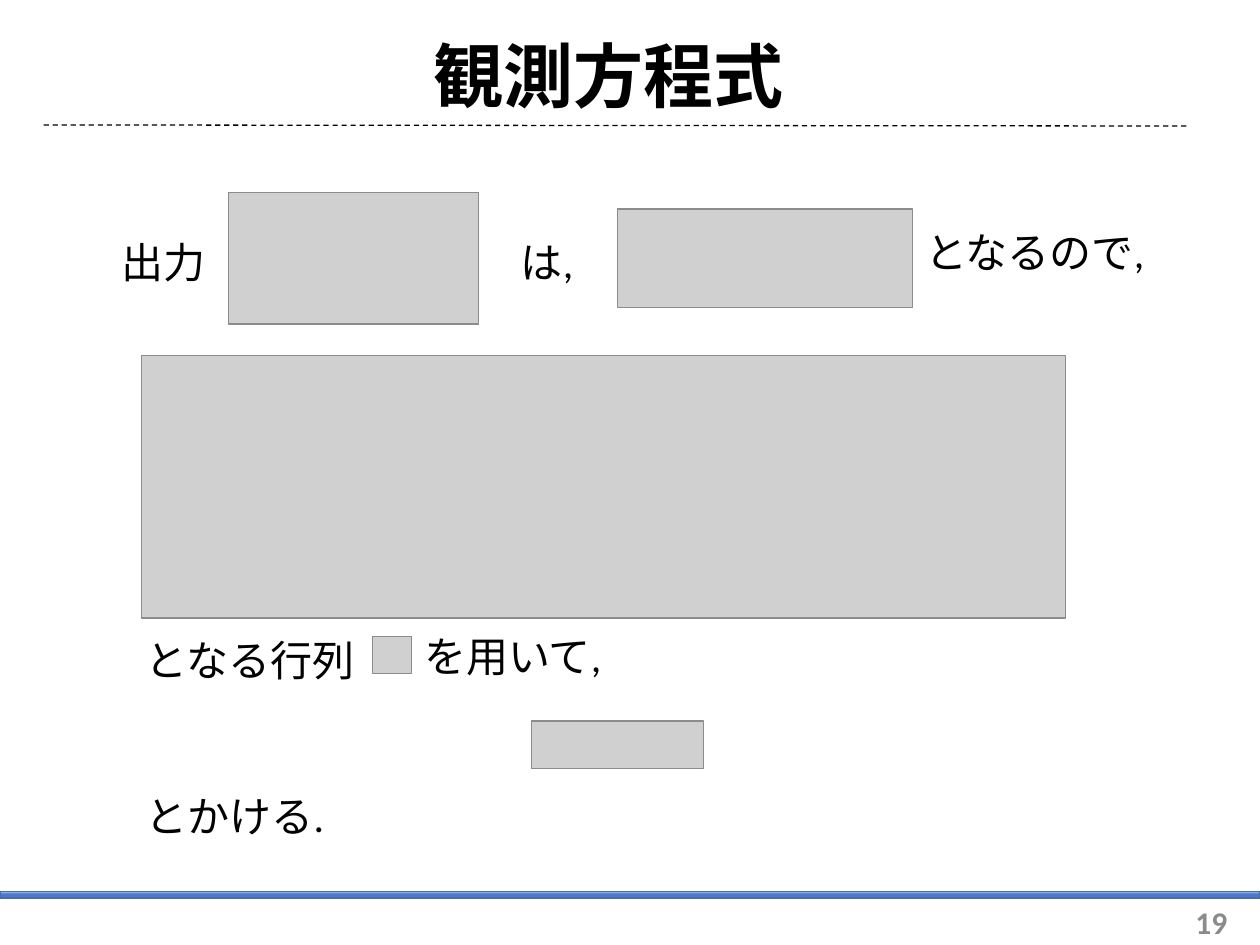
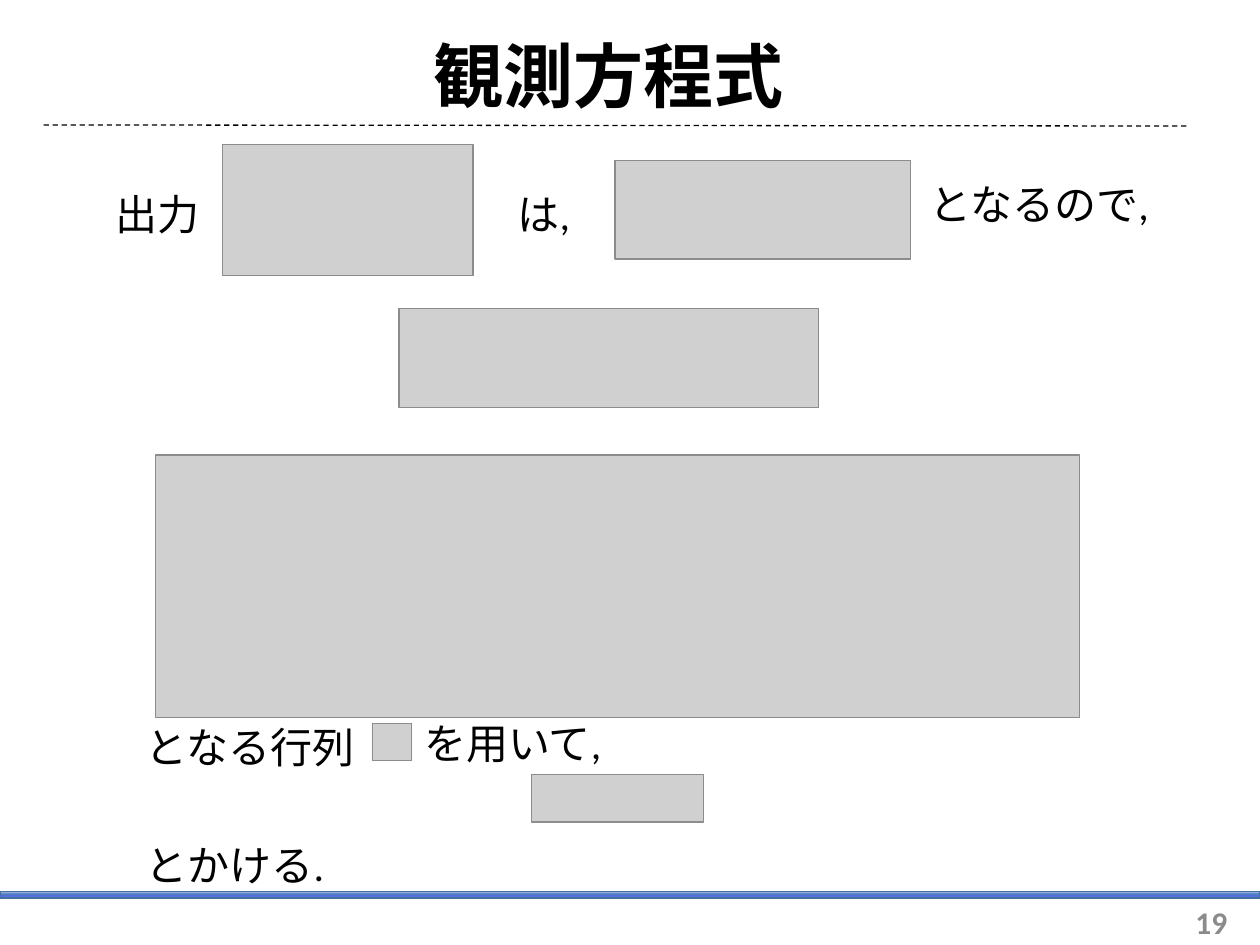
Before and after one commit to arabian9ts/Pendulum, a slide deck: slide 19 of presentation/pendulum_theory.pptx. Drawn at 1260x945 pixels with LibreOffice and Linux fonts; fonts in the diff are those of the drawing; grey boxes stand for pictures. Boxes give left, top, right and bottom in pixels: in the first picture for what was removed or moved away, otherwise in the second. Text is boxed around its words. In the diff, an @@ line names an element or a change of style, - is before the commit and + after.

Commit message:
update: theory

```diff
--- a/presentation/pendulum_theory.pptx
+++ b/presentation/pendulum_theory.pptx
@@ picture: place and size @@
-picture at [617, 209, 912, 307]
+picture at [615, 161, 910, 260]
@@ text "となるので,": place and size @@
-text "となるので," at [925, 234, 1144, 273]
+text "となるので," at [930, 186, 1149, 225]
@@ 2 texts, 1 picture: place and size @@
-2 texts, 1 picture at [121, 193, 573, 324]
+2 texts, 1 picture at [115, 145, 570, 276]
@@ picture added at [399, 309, 819, 408] @@
@@ picture: place and size @@
-picture at [141, 355, 1065, 617]
+picture at [155, 455, 1079, 717]
@@ text "となる行列": place and size @@
-text "となる行列" at [146, 640, 355, 680]
+text "となる行列" at [146, 727, 355, 767]
@@ text "を用いて," rewrapped from [424, 638, 601, 677] to [424, 717, 601, 764] @@
@@ picture: place and size @@
-picture at [373, 636, 412, 673]
+picture at [373, 723, 412, 760]
@@ picture: place and size @@
-picture at [532, 721, 703, 767]
+picture at [532, 775, 703, 822]
@@ text "とかける." rewrapped from [146, 799, 325, 835] to [146, 848, 325, 892] @@
```
